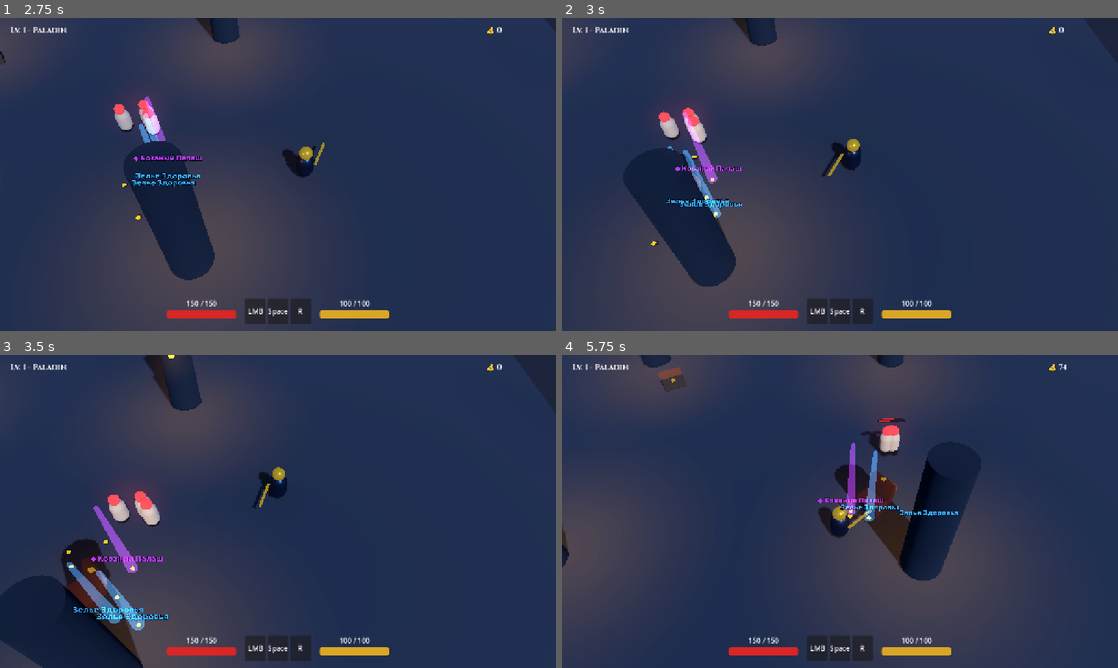
Above: before the commit, frames 1-4 (two rows, left to right).
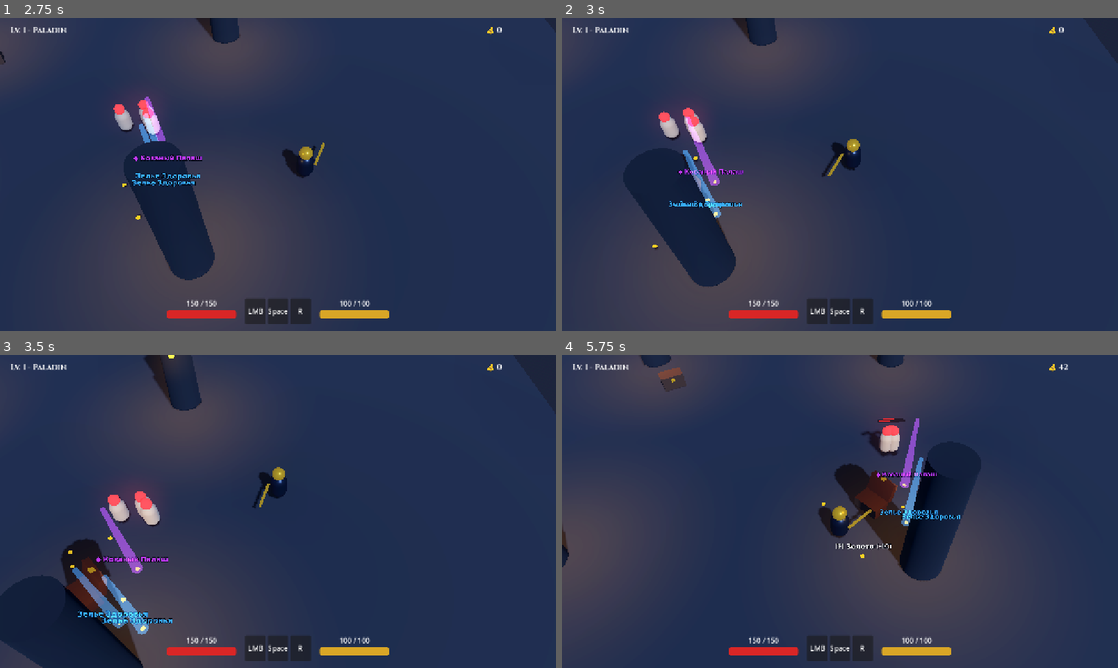
Above: after the commit, the same moments.

Repository: pAXLs/devil_hanter_game
Game: Godot game, scene res://scenes/world/Main.tscn
The game is run twice, just before and just after one commit, with the same random seed, the same clock (stepped at 60 frames per second) and the same inputs.
Inputs (mouse positions are in pixels of both pictures, inside the frame that each line leads up to):
- Up to frame 1 (2.75 s): move the mouse to (400, 158) at 0.52 s; hold D (move_right) 0.53-1.28 s; tap F (interact) at 0.6, 1.55, 2.3 s; move the mouse to (166, 190) at 1.27 s; hold S (move_down) 1.28-2.03 s; click (166, 190) at 1.35 s; move the mouse to (333, 105) at 2.02 s; hold D (move_right) from 2.03 s (still down); tap Space (dash) at 2.1 s
- Up to frame 2 (3 s): move the mouse to (812, 237) at 2.77 s; release D (move_right) at 2.78 s; hold W (move_up) from 2.78 s (still down); tap F (interact) at 2.85 s
- Up to frame 3 (3.5 s): keep holding W (move_up)
- Up to frame 4 (5.75 s): move the mouse to (1006, 558) at 3.52 s; release W (move_up) at 3.53 s; hold A (move_left) 3.53-5.03 s; tap F (interact) at 3.6, 4.55, 5.3 s; move the mouse to (673, 464) at 4.27 s; click (673, 464) at 4.35 s; move the mouse to (867, 511) at 5.02 s; hold S (move_down) from 5.03 s (still down); tap Space (dash) at 5.1 s

Frame 1 is identical in both runs. In frame 2, 0.6% of the frame differs, in the area x 16-33%, y 30-74%; in frame 3, 1.4%; in frame 4, 1.8%, in the area x 46-91%, y 2-65%.

Commit message:
feat: remove item magnet, switch to manual pickup on [F]

Diff:
--- a/scripts/items/LootDrop.gd
+++ b/scripts/items/LootDrop.gd
@@ -19,18 +19,24 @@
 var velocity: Vector3 = Vector3.ZERO
 var fall_gravity: float = 18.0
 var is_grounded: bool = false
-var ground_y: float = 0.3
+var ground_y: float = 0.1
 var is_being_picked_up: bool = false
-var pickup_magnet_range: float = 3.5
-var magnet_speed: float = 0.0
+var pickup_radius: float = 1.8
 
 @onready var visuals: Node3D = $Visuals
 @onready var label: Label3D = $Label3D
 @onready var beam: MeshInstance3D = $LootBeam
 
+var base_display_name: String = ""
+
 func _ready() -> void:
 	collision_layer = 64 # Layer 7: Loot
 	collision_mask = 2   # Layer 2: Player
+
+	if item_type == TYPE_GOLD:
+		base_display_name = "Золото (+%d)" % amount
+	else:
+		base_display_name = item_name
 
 	_setup_visuals()
 
@@ -52,7 +58,7 @@
 			rarity_color = Color(1.0, 0.6, 0.05, 1.0) # Golden Orange
 
 	if label:
-		label.text = item_name
+		label.text = base_display_name
 		label.modulate = rarity_color
 		label.visible = (item_type != TYPE_GOLD)
 
@@ -84,20 +90,24 @@
 				velocity = Vector3.ZERO
 		return
 
-	# Grounded bobbing
+	# Grounded: gentle rotation
 	visuals.rotation.y += 1.8 * delta
 
-	# Magnet logic toward player
+	# Manual pickup on [F]: Zero magnetic suction! Player decides when to pick up.
 	var player: Node3D = Global.current_player
 	if player and is_instance_valid(player) and not is_being_picked_up:
 		var dist: float = global_position.distance_to(player.global_position)
-		if dist <= pickup_magnet_range:
-			magnet_speed = move_toward(magnet_speed, 18.0, 35.0 * delta)
-			var fly_dir: Vector3 = (player.global_position + Vector3.UP * 0.6 - global_position).normalized()
-			global_position += fly_dir * magnet_speed * delta
+		if dist <= pickup_radius:
+			if label:
+				label.visible = true
+				label.text = "[F] " + base_display_name
 
-			if dist <= 0.65:
+			if Input.is_action_just_pressed("interact"):
 				_collect(player)
+		else:
+			if label:
+				label.text = base_display_name
+				label.visible = (item_type != TYPE_GOLD)
 
 func _collect(player: Node3D) -> void:
 	is_being_picked_up = true
